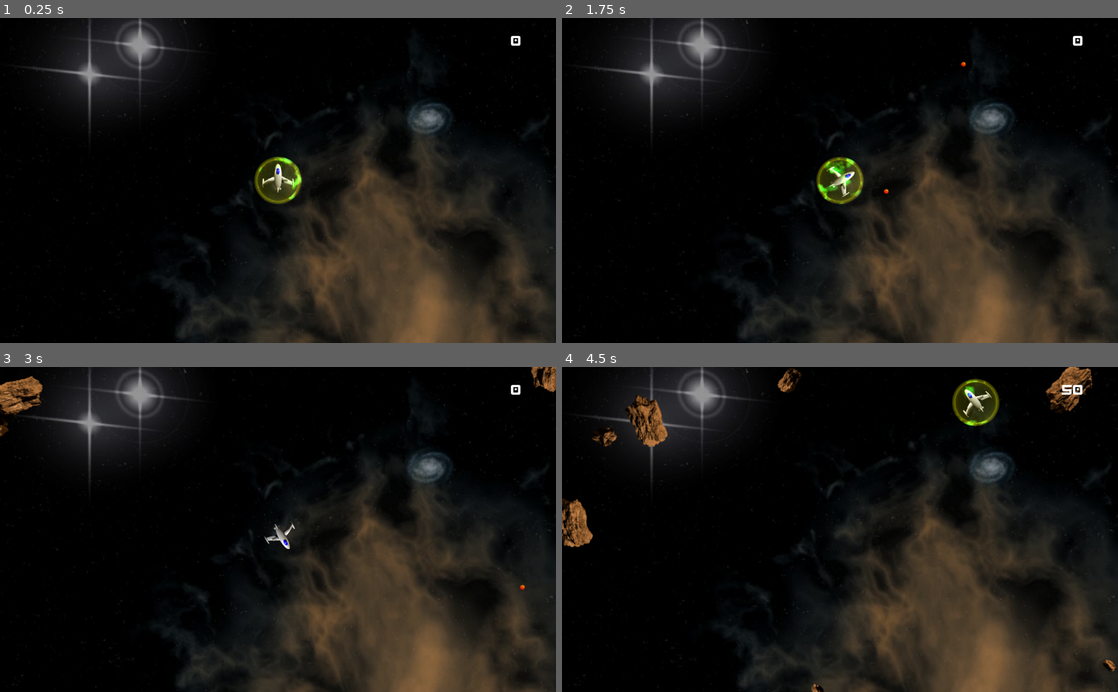
Above: before the commit, frames 1-4 (two rows, left to right).
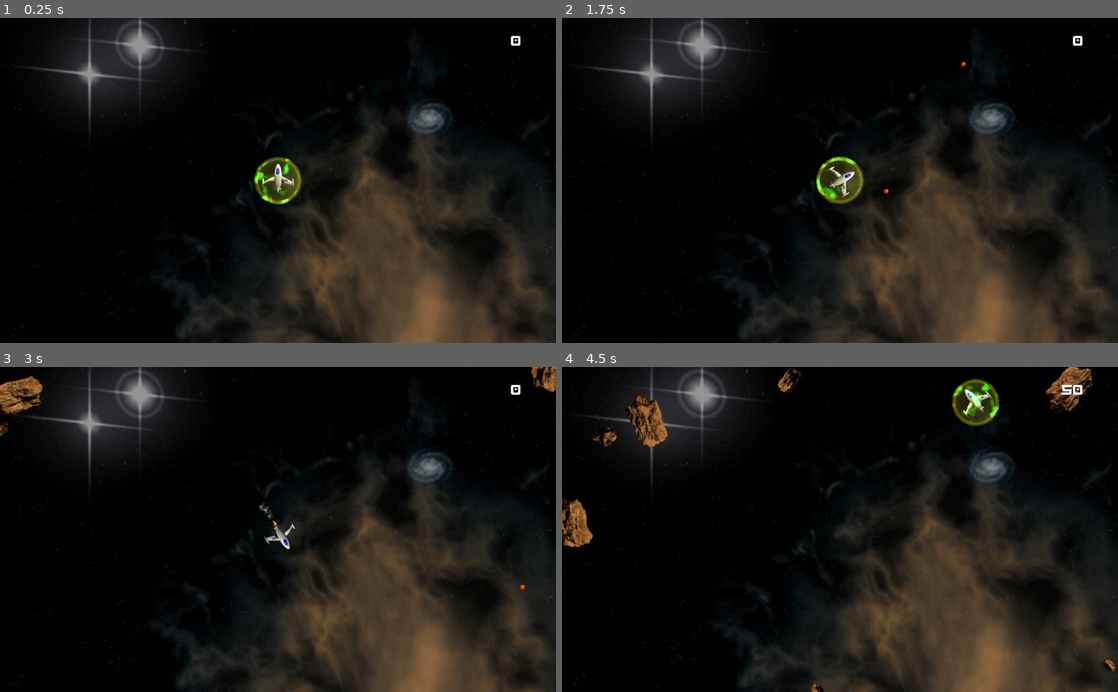
Above: after the commit, the same moments.

Repository: odahoda/asteroids
Game: Godot game, scene res://level.tscn
The game is run twice, just before and just after one commit, with the same random seed, the same clock (stepped at 60 frames per second) and the same inputs. The project has no main scene, so this scene is started directly.
Inputs:
- Up to frame 1 (0.25 s): no input
- Up to frame 2 (1.75 s): tap Enter (ui_accept) at 0.5, 0.77, 1.52 s; hold Right (ui_right) 0.53-1.28 s; hold Left (ui_left) from 1.28 s (still down)
- Up to frame 3 (3 s): release Left (ui_left) at 2.03 s; hold Right (ui_right) 2.03-2.78 s; hold Up (ui_up) from 2.78 s (still down)
- Up to frame 4 (4.5 s): tap Enter (ui_accept) at 3.02, 3.77 s; release Up (ui_up) at 3.53 s; hold Left (ui_left) from 3.53 s (still down)

The runs differ from the first frame. In frame 1, 0.4% of the frame differs, in the area x 45-55%, y 42-58%; in frame 2, 0.4%; in frame 3, less than 0.1%; in frame 4, 0.4%.

Commit message:
Add thruster.

Diff:
--- a/player.gd
+++ b/player.gd
@@ -9,6 +9,8 @@
 var shield_hit = 0
 
 func _ready() -> void:
+	$thruster.visible = false
+	$thruster_smoke.emitting = false
 	enable_shield()
 	connect("area_entered", self, "_on_collision")
 
@@ -22,6 +24,11 @@
 		rotation_degrees -= ROT_SPEED * delta
 	if Input.is_action_pressed("ui_up"):
 		velocity += Vector2(0, -ACCEL * delta).rotated(rotation)
+		$thruster.visible = true
+		$thruster_smoke.emitting = true
+	else:
+		$thruster.visible = false
+		$thruster_smoke.emitting = false
 
 	position += velocity * delta
 
--- a/player.tscn
+++ b/player.tscn
@@ -1,8 +1,82 @@
-[gd_scene load_steps=55 format=2]
+[gd_scene load_steps=70 format=2]
 
 [ext_resource path="res://player.gd" type="Script" id=1]
 [ext_resource path="res://assets/pship.png" type="Texture" id=2]
 [ext_resource path="res://assets/shield.png" type="Texture" id=3]
+[ext_resource path="res://assets/thruster.png" type="Texture" id=4]
+[ext_resource path="res://assets/smoke1.png" type="Texture" id=5]
+
+[sub_resource type="CanvasItemMaterial" id=61]
+particles_animation = true
+particles_anim_h_frames = 1
+particles_anim_v_frames = 33
+particles_anim_loop = false
+
+[sub_resource type="Curve" id=62]
+_data = [ Vector2( 0, 0.446429 ), 0.0, 2.63331, 0, 0, Vector2( 1, 1 ), 0.0, 0.0, 0, 0 ]
+
+[sub_resource type="CurveTexture" id=63]
+curve = SubResource( 62 )
+
+[sub_resource type="ParticlesMaterial" id=64]
+flag_disable_z = true
+direction = Vector3( 0, 1, 0 )
+spread = 10.0
+gravity = Vector3( 0, 0, 0 )
+initial_velocity = 241.38
+orbit_velocity = 0.0
+orbit_velocity_random = 0.0
+scale = 0.2
+scale_curve = SubResource( 63 )
+anim_speed = 1.0
+
+[sub_resource type="AtlasTexture" id=52]
+flags = 4
+atlas = ExtResource( 4 )
+region = Rect2( 0, 0, 128, 128 )
+
+[sub_resource type="AtlasTexture" id=53]
+flags = 4
+atlas = ExtResource( 4 )
+region = Rect2( 0, 128, 128, 128 )
+
+[sub_resource type="AtlasTexture" id=54]
+flags = 4
+atlas = ExtResource( 4 )
+region = Rect2( 0, 256, 128, 128 )
+
+[sub_resource type="AtlasTexture" id=55]
+flags = 4
+atlas = ExtResource( 4 )
+region = Rect2( 0, 384, 128, 128 )
+
+[sub_resource type="AtlasTexture" id=56]
+flags = 4
+atlas = ExtResource( 4 )
+region = Rect2( 0, 512, 128, 128 )
+
+[sub_resource type="AtlasTexture" id=57]
+flags = 4
+atlas = ExtResource( 4 )
+region = Rect2( 0, 640, 128, 128 )
+
+[sub_resource type="AtlasTexture" id=58]
+flags = 4
+atlas = ExtResource( 4 )
+region = Rect2( 0, 768, 128, 128 )
+
+[sub_resource type="AtlasTexture" id=59]
+flags = 4
+atlas = ExtResource( 4 )
+region = Rect2( 0, 896, 128, 128 )
+
+[sub_resource type="SpriteFrames" id=60]
+animations = [ {
+"frames": [ SubResource( 52 ), SubResource( 53 ), SubResource( 54 ), SubResource( 55 ), SubResource( 56 ), SubResource( 57 ), SubResource( 58 ), SubResource( 59 ), SubResource( 57 ), SubResource( 55 ), SubResource( 53 ) ],
+"loop": true,
+"name": "default",
+"speed": 35.0
+} ]
 
 [sub_resource type="CanvasItemMaterial" id=51]
 blend_mode = 1
@@ -261,6 +335,20 @@
 [node name="player" type="Area2D"]
 script = ExtResource( 1 )
 
+[node name="thruster_smoke" type="Particles2D" parent="."]
+self_modulate = Color( 1, 1, 1, 0.552941 )
+material = SubResource( 61 )
+position = Vector2( 0, 56 )
+amount = 16
+local_coords = false
+process_material = SubResource( 64 )
+texture = ExtResource( 5 )
+
+[node name="thruster" type="AnimatedSprite" parent="."]
+frames = SubResource( 60 )
+frame = 9
+playing = true
+
 [node name="pship" type="Sprite" parent="."]
 texture = ExtResource( 2 )
 
@@ -272,10 +360,11 @@
 position = Vector2( 1.52588e-05, -55.2812 )
 
 [node name="shield" type="AnimatedSprite" parent="."]
+visible = false
 material = SubResource( 51 )
 scale = Vector2( 1.2, 1.2 )
 frames = SubResource( 49 )
-frame = 16
+frame = 47
 playing = true
 
 [node name="shape_shield" type="CollisionShape2D" parent="."]
Binary file changed: assets/pship.png
Not shown, changed: assets/src/pship.ini
Binary file added: assets/thruster.png
Not shown, added: assets/thruster.png.import
Not shown, changed: assets/Makefile
Not shown, changed: assets/src/pship-obj.pov
